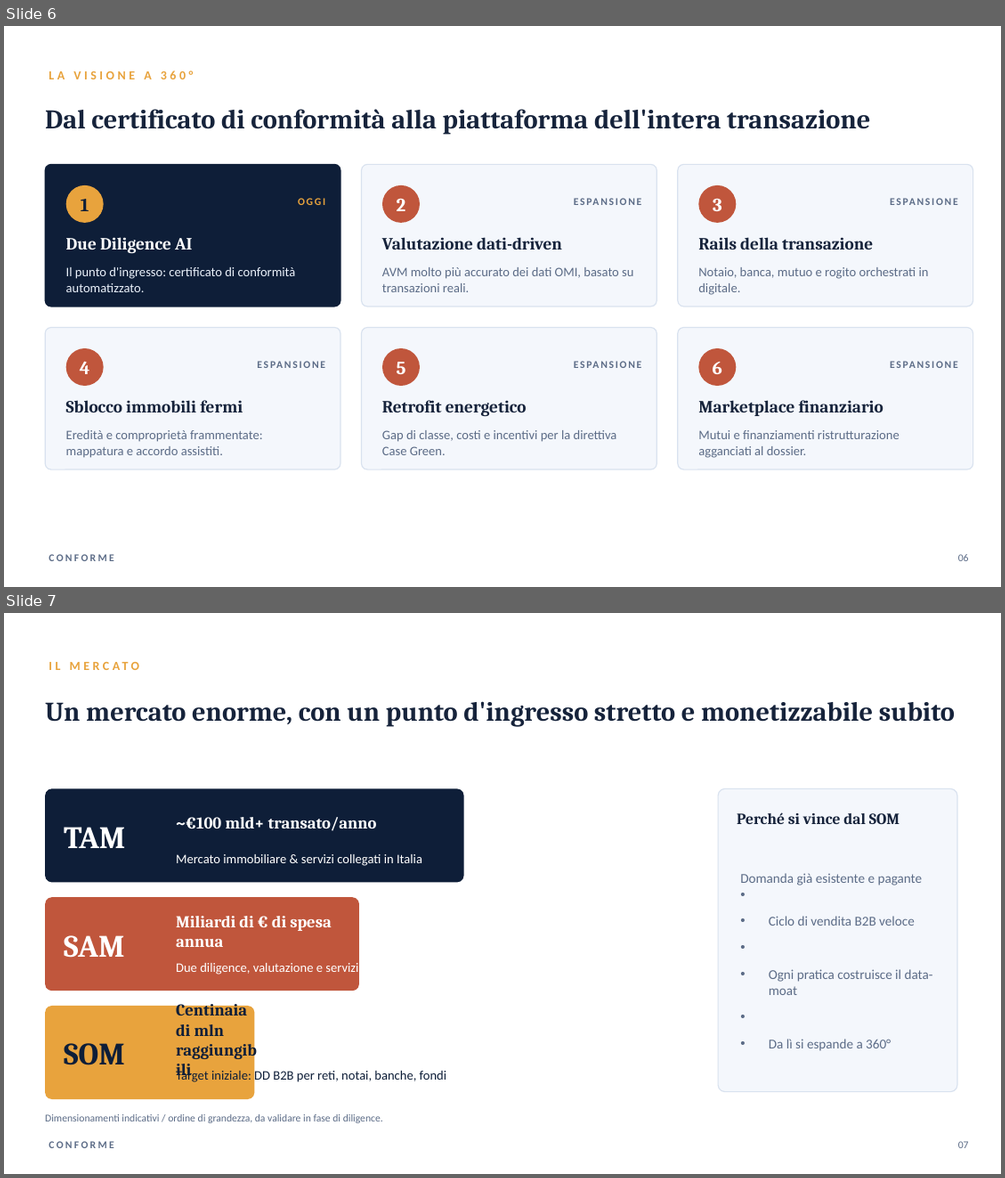
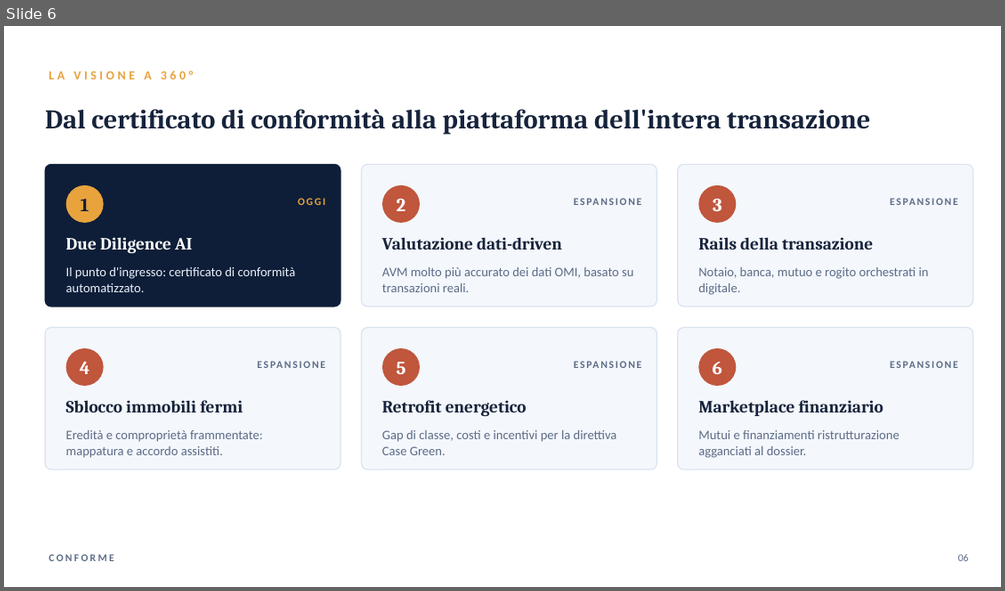
Before and after one commit to lucamartino-dev/Luca, a slide deck: proptech-deck/Conforme_Pitch.pptx. Shown one above the other, each under a label of ours: slides 6 and 7 before the commit, slide 6 after it. The pictures are 1005x1178 and 1005x591 pixels, drawn with LibreOffice and Linux fonts; fonts in the diff are those of the drawing. Boxes give left, top, right and bottom in pixels: in the first picture for what was removed or moved away, otherwise in the second. Text is boxed around its words. In the diff, an @@ line names an element or a change of style, - is before the commit and + after.

```diff
--- a/proptech-deck/Conforme_Pitch.pptx
+++ b/proptech-deck/Conforme_Pitch.pptx
@@ slide 7 removed at box(4, 613, 1001, 1174), background #FFFFFF @@
@@ text removed at box(48, 654, 498, 676) @@
-IL MERCATO
@@ text removed at box(45, 701, 955, 726) @@
-Un mercato enorme, con un punto d'ingresso stretto e monetizzabile subito
@@ rounded rectangle removed at box(45, 788, 464, 882) @@
@@ rounded rectangle removed at box(718, 788, 957, 1092) @@
@@ text removed at box(176, 817, 377, 831) @@
-~€100 mld+ transato/anno
@@ text removed at box(736, 812, 899, 824) @@
-Perché si vince dal SOM
@@ text removed at box(64, 827, 125, 848) @@
-TAM
@@ text removed at box(176, 854, 422, 866) @@
-Mercato immobiliare & servizi collegati in Italia
@@ text removed at box(740, 873, 933, 1051) @@
-• Domanda già esistente e pagante
-• Ciclo di vendita B2B veloce
-• Ogni pratica costruisce il data-moat
-• Da lì si espande a 360°
@@ rounded rectangle removed at box(45, 897, 359, 990) @@
@@ text removed at box(176, 916, 331, 947) @@
-Miliardi di € di spesa annua
@@ text removed at box(64, 935, 124, 957) @@
-SAM
@@ text removed at box(176, 963, 358, 974) @@
-Due diligence, valutazione e servizi di transazione
@@ rounded rectangle removed at box(45, 1005, 254, 1099) @@
@@ text removed at box(176, 1000, 247, 1036) @@
-Centinaia di mln raggiungibili
@@ text removed at box(64, 1043, 125, 1065) @@
-SOM
@@ text removed at box(176, 1069, 446, 1084) @@
-Target iniziale: DD B2B per reti, notai, banche, fondi
@@ text removed at box(45, 1114, 383, 1123) @@
-Dimensionamenti indicativi / ordine di grandezza, da validare in fase di diligence.
@@ text removed at box(48, 1141, 113, 1148) @@
-CONFORME
@@ text removed at box(958, 1141, 969, 1148) @@
-07
```
Also in this commit, not shown: 2 slides changed, 1 slide added, 1 other file.
